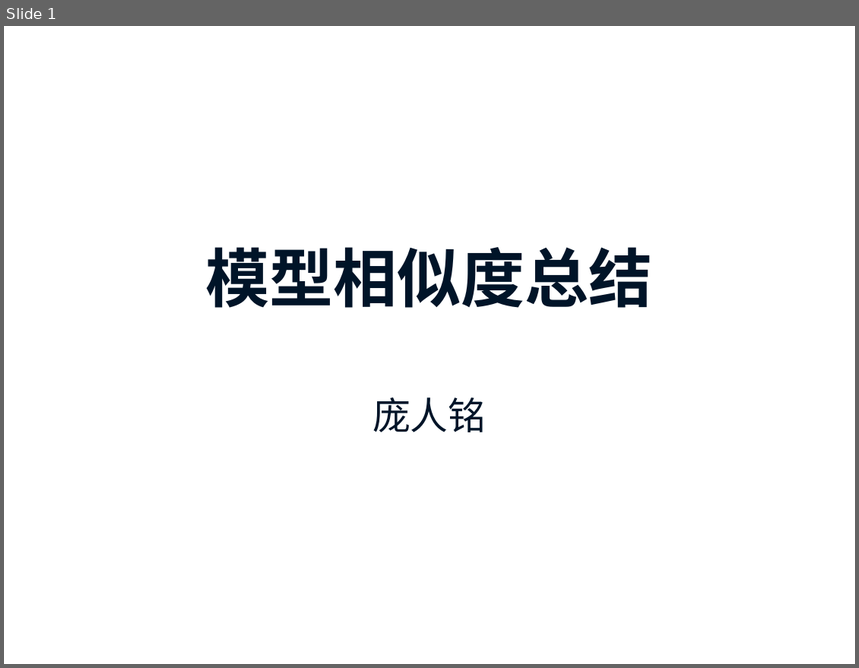
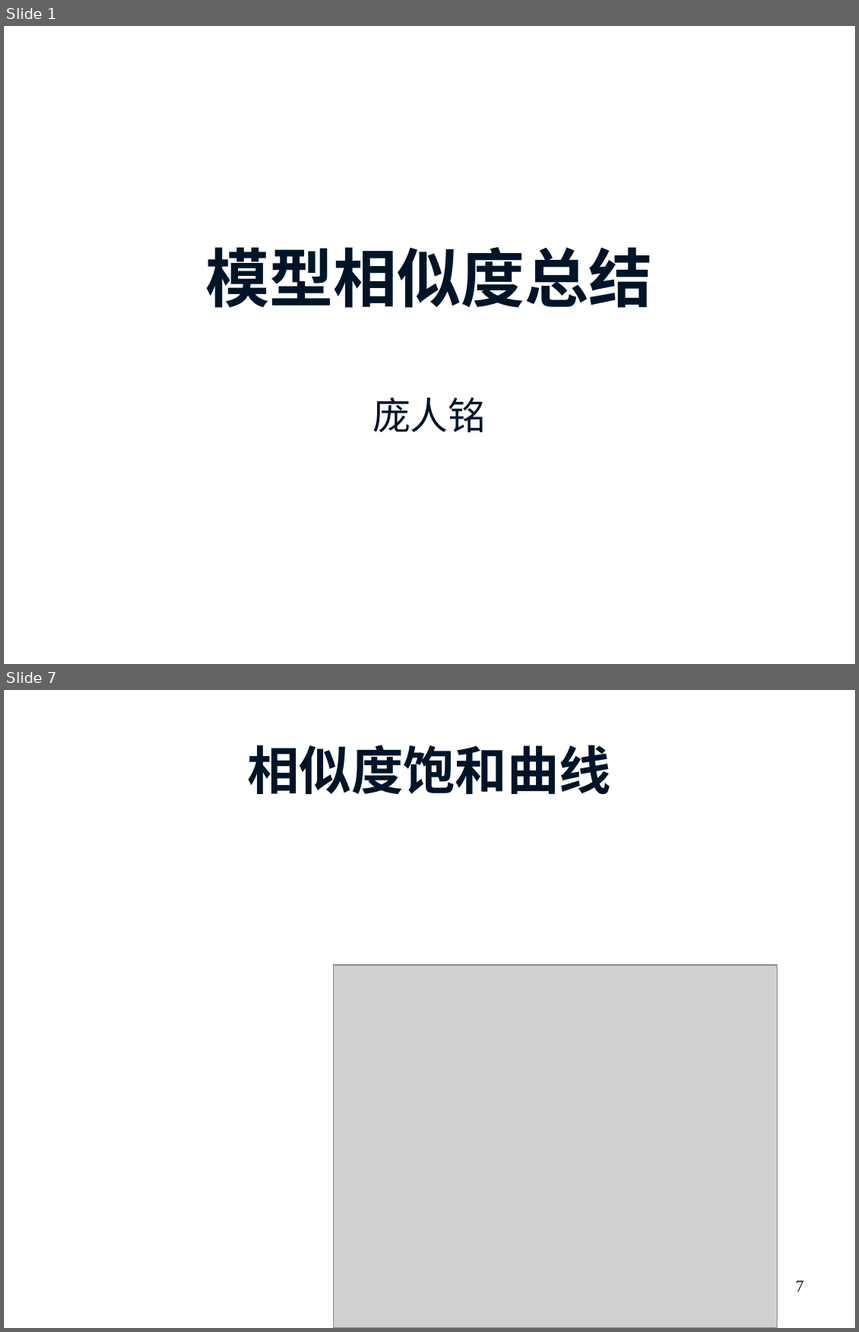
Before and after one commit to prm10/paper, a slide deck: presentation/模型相似度总结.pptx. Shown one above the other, each under a label of ours: slide 1 before the commit, slides 1 and 7 after it; the slides between them are not shown. The pictures are 859x668 and 859x1332 pixels, drawn with LibreOffice and Linux fonts; fonts in the diff are those of the drawing; grey boxes stand for pictures; background and template pictures are left out. Boxes give left, top, right and bottom in pixels: in the first picture for what was removed or moved away, otherwise in the second. Text is boxed around its words. In the diff, an @@ line names an element or a change of style, - is before the commit and + after.

```diff
--- a/presentation/模型相似度总结.pptx
+++ b/presentation/模型相似度总结.pptx
@@ slide 7 added at [4,690,855,1328], background #FFFFFF @@
@@ title added at [247,745,611,794], 44 pt, text #001428, bold @@
+相似度饱和曲线
@@ picture added at [333,965,778,1328] @@
@@ page number added at [796,1281,804,1292], 14 pt, text #001428 @@
+7
```
Also in this commit, not shown: 4 slides changed, 4 other slides added, 1 slide removed, 2 other files.
